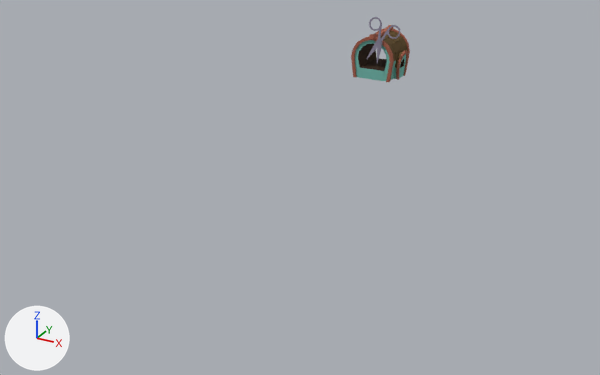
Two versions of the Blender file Assets/Blend-Dateien/Scher-Maschine.blend, one commit apart.
Camera for both pictures: a camera (50 mm lens) standing at (15.6, -36.5, 11.3) and looking at (-4.4, -0.2, -6.9). Arrows for +X, +Y and +Z are at lower left; the lights stay in place.

Names of what the first picture shows: 'Cube.001', 'Schere A', 'Schere B'.
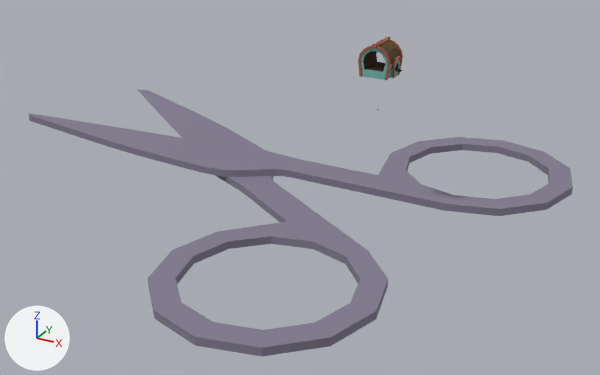
Where the newer file only moved an object's origin or applied its transform, the numbers keep the older frame.

Pixel boxes [x1, y1, x2, y2] of what changed, in the pictures (600 x 375 px; the box of a moved part takes in the faces that stretch with it):
'Schere B', mesh rescaled, reshaped (641% wider, 669% taller): before [367, 25, 400, 59]; after [137, 89, 388, 357]
'Schere A', mesh rescaled, reshaped (3800% wider, 121% taller): before [369, 17, 382, 63]; after [28, 113, 573, 216]
'Cube.001', reshaped, moved, turned, rescaled: before [351, 25, 410, 82]; after [358, 36, 403, 80]
part 3 of me_cube_005, moved or reshaped: before [369, 25, 393, 40]; after [372, 36, 390, 48]
part 4 of me_cube_005, moved or reshaped: before [355, 30, 407, 81]; after [361, 41, 401, 80]
part 5 of me_cube_005, moved or reshaped: before [376, 28, 410, 70]; after [358, 46, 390, 80]
part 6 of me_cube_005, moved or reshaped: before [351, 37, 394, 82]; after [376, 39, 403, 70]
part 7 of me_cube_005, moved or reshaped: before [396, 51, 408, 80]; after [392, 56, 402, 78]
part 8 of me_cube_005, added: after [390, 57, 402, 78]
part 9 of me_cube_005, deleted: before [393, 51, 406, 79]

Diff of the bpy script that builds the scene:
```diff
--- a/Assets/Blend-Dateien/Scher-Maschine.blend.py
+++ b/Assets/Blend-Dateien/Scher-Maschine.blend.py
@@ me_circle_001 @@
 me_circle_001.from_pydata(...)  # 112 vertices, 112 faces; spans x -7.26..1.44, y -0.42..2.63, z 0.0..0.1
 # used by ob_schere_a; parent = ob_schere_c; location = (0.0, 0.0, 0.0)
+# me_circle_001 part 1: the whole mesh is scaled about its middle by 0.765, then moved by (-1.62, 0.15, -1.38)
 me_circle_001.materials.append(mat_schere)
@@ me_circle @@
 me_circle.from_pydata(...)  # 112 vertices, 112 faces; spans x -6.66..0.34, y -3.82..2.35, z -0.1..0.0
 # used by ob_schere_b; parent = ob_schere_c; location = (0.0, 0.0, 0.0)
+# me_circle part 2: the whole mesh is scaled about its middle by 0.765, then moved by (-1.57, 0.58, -1.36)
 me_circle.materials.append(mat_schere)
@@ me_cube_005 @@
 # used by ob_cube_001; location = (0.0, 0.0, 2.04); rotation_euler = (0.0, 0.0, 1.571), in degrees (0, 0, 90); scale = (1.06, 1.06, 1.06)
-me_cube_005.from_pydata(...)  # 705 vertices, 683 faces, 2 loose edges; spans x -1.13..1.13, y -1.23..1.02, z -1.93..0.15
+me_cube_005.from_pydata(...)  # 707 vertices, 684 faces, 2 loose edges; spans x -0.82..1.08, y -0.92..0.92, z 0.0..1.68
+# me_cube_005 part 3: the loose piece of 64 vertices spanning x -1.13..1.13, y -0.1..0.1, z -0.15..0.15 is turned 90 degrees about the z axis through its middle and scaled by 0.808, then moved by (0.0, 0.0, 1.56)
+# me_cube_005 part 4: the loose piece of 156 vertices spanning x -0.95..0.95, y -0.98..0.98, z -1.93..-0.01 is turned 90 degrees about the z axis through its middle and scaled by 0.808, then moved by (0.0, 0.0, 1.75)
+# me_cube_005 part 5: the loose piece of 156 vertices spanning x 0.88..1.02, y -1.02..1.02, z -1.93..0.03 is turned 90 degrees about the z axis through its middle and scaled by 0.808, then moved by (-0.95, -0.77, 1.74)
+# me_cube_005 part 6: the loose piece of 156 vertices spanning x -1.02..-0.88, y -1.02..1.02, z -1.93..0.03 is turned 90 degrees about the z axis through its middle and scaled by 0.808, then moved by (0.95, 0.77, 1.74)
+# me_cube_005 part 7: the loose piece of 116 vertices spanning x -0.53..0.53, y -1.23..-0.99, z -1.93..-0.67 is turned 90 degrees about the z axis through its middle and scaled by 0.808, then moved by (0.9, 1.11, 1.81)
+# me_cube_005 part 8: a new loose piece of 56 vertices spanning x 0.58..1.08, y -0.39..0.39, z 0.0..0.97
+# me_cube_005 part 9: the loose piece of 54 vertices spanning x -0.49..0.48, y -1.18..-0.71, z -1.93..-0.72 is deleted
 me_cube_005.materials.append(mat_holz)
@@ ob_schere_c @@
 ob_schere_c = bpy.data.objects.new('Schere C', me_cylinder)
-ob_schere_c.location = (0.41, -1.12, 1.97)
-ob_schere_c.rotation_euler = (0.0, -1.396, 1.571)  # degrees (0, -80, 90)
-ob_schere_c.scale = (0.0458, 0.0458, 0.0458)
+ob_schere_c.location = (0.0, 0.0, 0.0)
 _m = ob_schere_c.modifiers.new('Mirror', 'MIRROR')
@@ ob_cube_001 @@
 ob_cube_001 = bpy.data.objects.new('Cube.001', me_cube_005)
-ob_cube_001.location = (0.0, 0.0, 2.04)
-ob_cube_001.rotation_euler = (0.0, 0.0, 1.571)  # degrees (0, 0, 90)
-ob_cube_001.scale = (1.06, 1.06, 1.06)
+ob_cube_001.location = (0.0, 0.0, 0.0)
```
